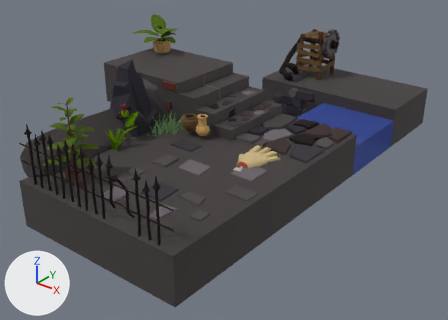
The glTF model data/hand.glb: old version first, new version second.
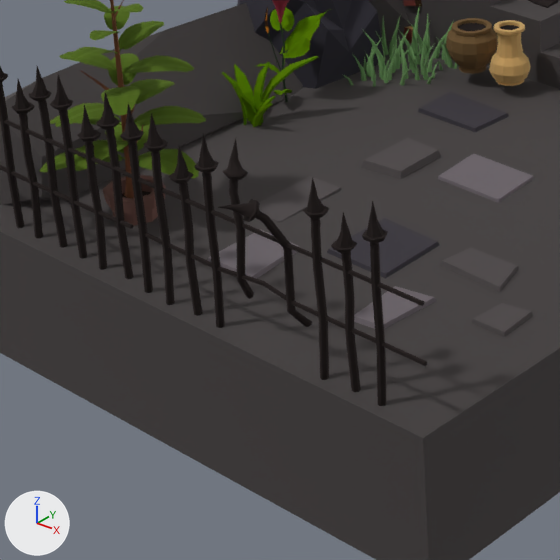
Old and new are each drawn whole from a camera (50 mm lens) standing at (3.32, -4.39, 2.77) and looking at (-0.8, 0.76, -0.42) and again close up on the part from 6% to 49% of the width and 33% to 93% of the height. Every picture has the same lights, and +X, +Y and +Z are marked at lower left. The older version's two pictures come first. Where no turn or scale is listed for an object, it has been applied to the vertices.

The first close-up shows 'Scenery'.
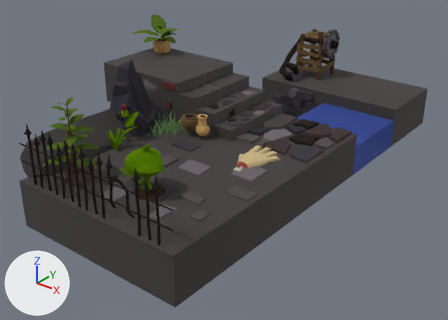
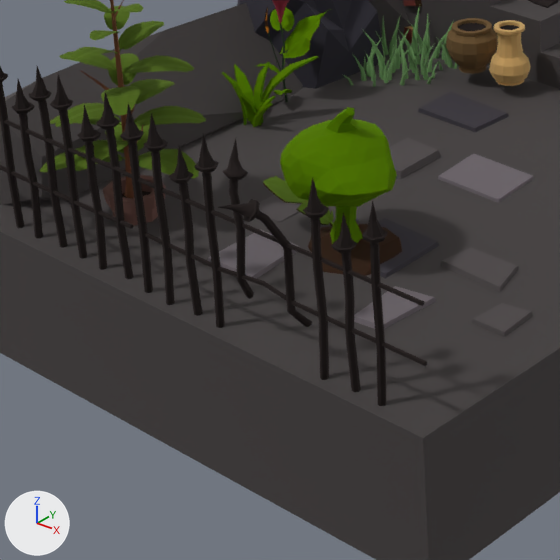
Boxes [x1, y1, x2, y2] around the edits, measured in the close-ups (560 x 560 px):
'EyePlant', added (green)
    after: [263, 107, 402, 276]

The edits, one by one:
Mesh me_eyeplantmesh is new.
It has 456 vertices, 873 faces and spans x -0.327..0.236, y -0.191..0.173, z -0.006..0.522.
It uses material mat_knightmaterial_001 (picture img_knighimage).
Object 'EyePlant' (ob_eyeplant) is new; it shows me_eyeplantmesh.
Its location is (-0.38, -0.895, -0.003).
